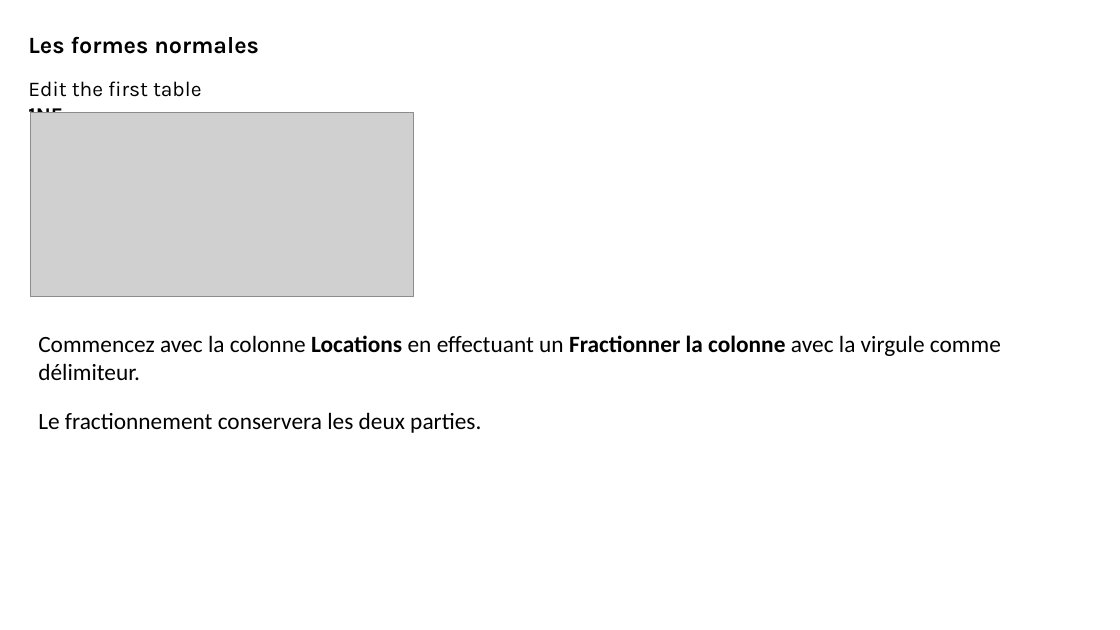
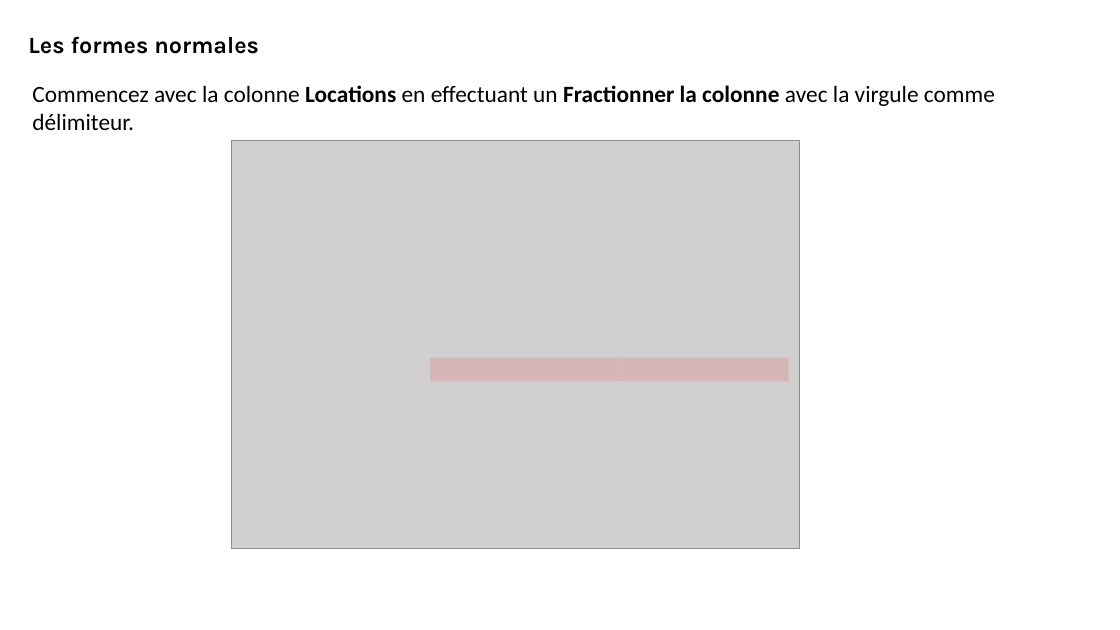
Before and after one commit to bejaouibechir/PowerBI, a slide deck: slide 4 of Français/2.Preparing data/6.Normal forms.pptx (slide 3 before the commit). Drawn at 1120x630 pixels with LibreOffice and Linux fonts; fonts in the diff are those of the drawing; grey boxes stand for pictures. Boxes give left, top, right and bottom in pixels: in the first picture for what was removed or moved away, otherwise in the second. Text is boxed around its words. In the diff, an @@ line names an element or a change of style, - is before the commit and + after.

```diff
--- a/Français/2.Preparing data/6.Normal forms.pptx
+++ b/Français/2.Preparing data/6.Normal forms.pptx
@@ text "Commencez avec la colonne Locations ...": place and size @@
-text "Commencez avec la colonne Locations ..." at (38, 335, 1001, 380)
+text "Commencez avec la colonne Locations ..." at (32, 85, 995, 130)
@@ text removed at (28, 81, 202, 128) @@
-Edit the first table 1NF
@@ picture removed at (30, 113, 413, 297) @@
@@ picture added at (231, 140, 800, 549) @@
@@ rectangle added at (430, 358, 622, 381), fill #FF0000 at 12% opacity @@
@@ rectangle added at (622, 358, 789, 381), fill #FF0000 at 12% opacity @@
@@ text removed at (38, 412, 481, 433) @@
-Le fractionnement conservera les deux parties.
```
Also in this commit, not shown: 5 other slides changed, 6 slides added, 1 slide removed, 39 other files.
